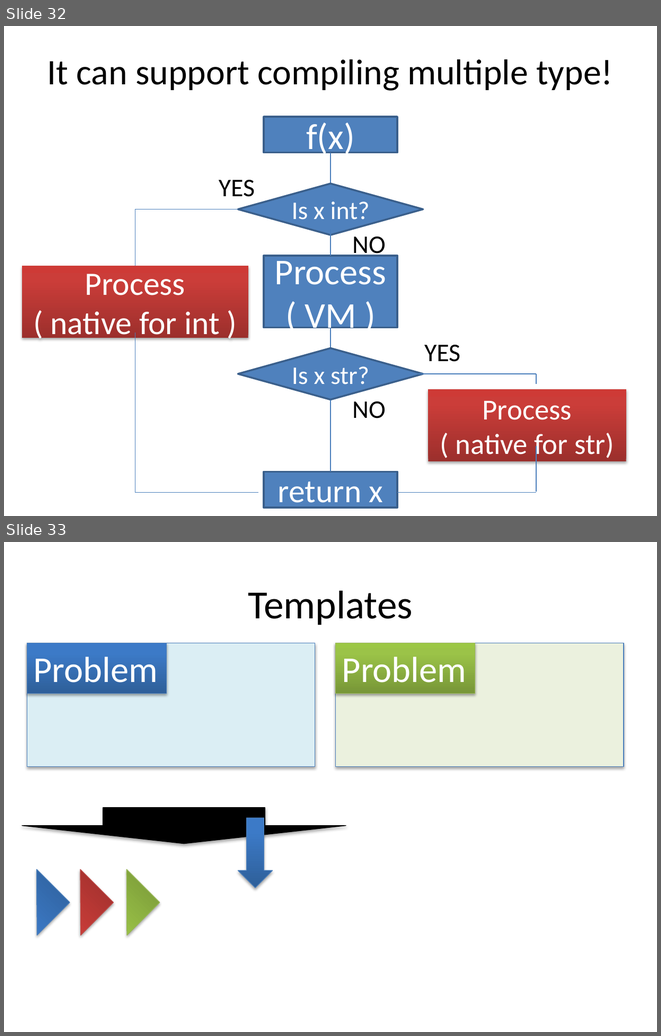
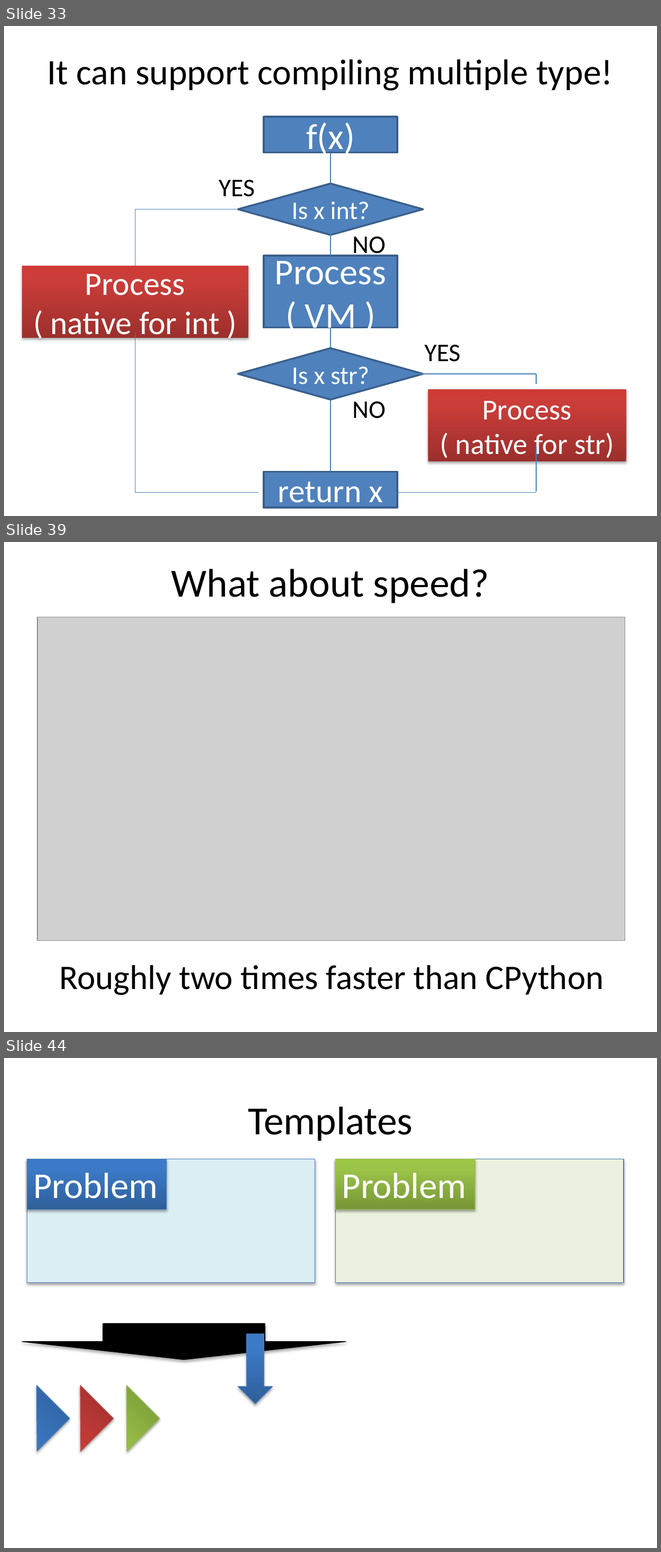
Before and after one commit to ryotaro/pyconjp2012slide, a slide deck: master/Fundamental Technologies Used in PyPy JIT Compiler.pptx. Shown one above the other, each under a label of ours: slides 32 and 33 before the commit, slides 33, 39 and 44 after it; the slides between them are not shown. The pictures are 661x1036 and 661x1552 pixels, drawn with LibreOffice and Linux fonts; fonts in the diff are those of the drawing; grey boxes stand for pictures. Boxes give left, top, right and bottom in pixels: in the first picture for what was removed or moved away, otherwise in the second. Text is boxed around its words. In the diff, an @@ line names an element or a change of style, - is before the commit and + after.

```diff
--- a/master/Fundamental Technologies Used in PyPy JIT Compiler.pptx
+++ b/master/Fundamental Technologies Used in PyPy JIT Compiler.pptx
@@ slide 39 added at (4, 542, 657, 1032), background #FFFFFF @@
@@ title added at (171, 568, 489, 603), 44 pt, text #000000 @@
+What about speed?
@@ picture added at (37, 617, 625, 941) @@
@@ text added at (59, 965, 604, 995), 38 pt, text #000000 @@
+Roughly two times faster than CPython
@@ what was slide 32 is now slide 33 @@
@@ what was slide 33 is now slide 44 @@
```
Also in this commit, not shown: 10 other slides added.
